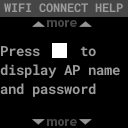
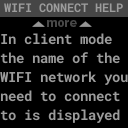
Layer changes from the first 128 x 128 image to the second:
removed layer "1.png-Kopie" over left=51, top=42, right=68, bottom=59
renamed "Press to display AP name a..." to "In client mode the name of the...", painted on it over left=0, top=33, right=128, bottom=123
painted on "1.png" over left=31, top=119, right=92, bottom=126
